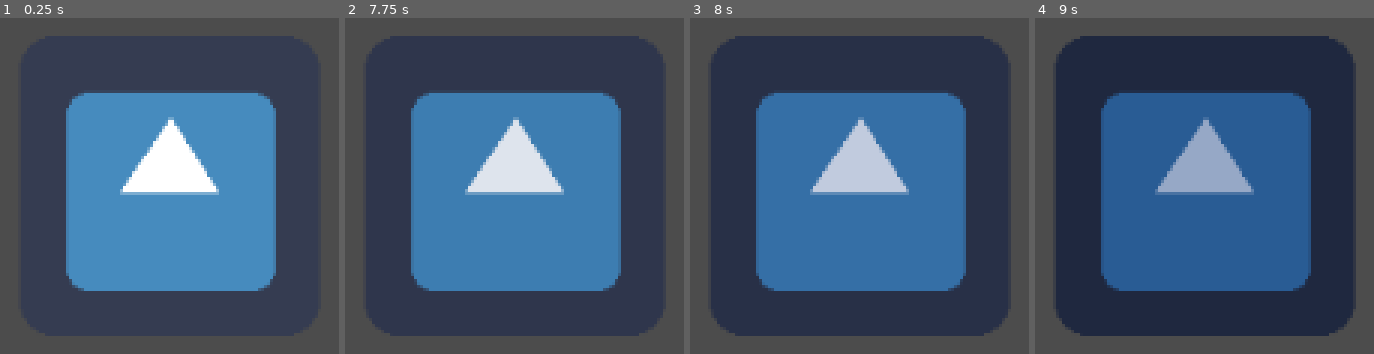
Above: before the commit, frames 1-4 (left to right).
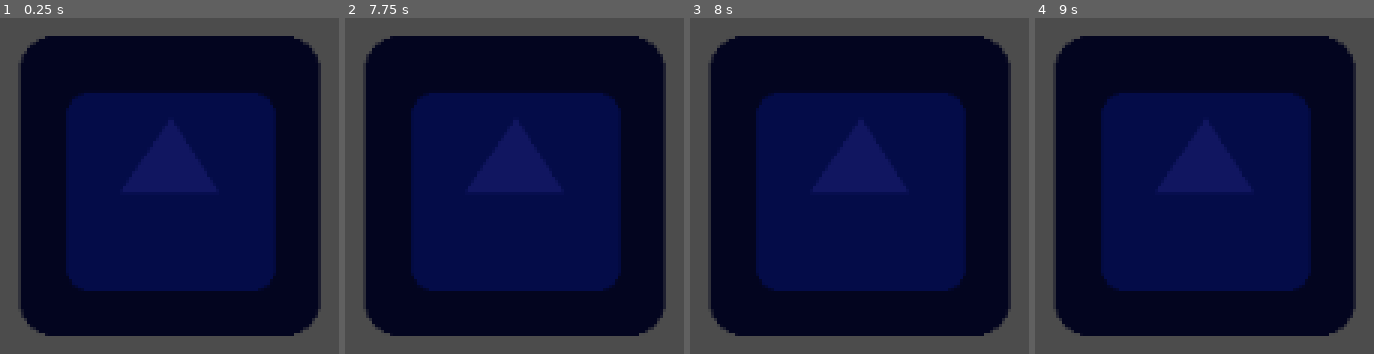
Above: after the commit, the same moments.

Repository: hiulit/Godot-3-2D-Day-Night-Cycle
Game: Godot game, scene res://TestScene.tscn
Same seed, same stepped clock (60 frames per second), same inputs: the game is played once before the commit and once after it. The engine's default icon, where the game draws it, is replaced by a stand-in: a white triangle on a blue panel in a dark square.
Inputs:
- Up to frame 1 (0.25 s): no input
- Up to frame 2 (7.75 s): tap Enter at 0.5, 2, 3.5 s; tap Space at 1.25, 2.75, 4.25 s
- Up to frame 3 (8 s): no input
- Up to frame 4 (9 s): no input

The runs differ from the first frame. In frame 1, 78% of the frame differs, in the area x 6-95%, y 5-95%; in frame 2, 78%; in frame 3, 78%; in frame 4, 77%.
Error in both runs: Invalid get index 'day_duration' (on base: 'Nil'). (res://Moon.gd:47)

Commit message:
Updated test scene

Diff:
--- a/TestScene.tscn
+++ b/TestScene.tscn
@@ -13,13 +13,10 @@
 
 [node name="DayNightCycle" parent="." index="1" instance=ExtResource( 2 )]
 
+color_dawn = Color( 0.07, 0.09, 0.38, 1 )
+color_day = Color( 0.07, 0.09, 0.38, 1 )
+color_dusk = Color( 0.07, 0.09, 0.38, 1 )
+state_night_start_hour = 19
 state_transition_duration = 1
 
 [node name="Moon" parent="." index="2" instance=ExtResource( 3 )]
-
-position = Vector2( 299, 1 )
-state_dawn_energy = 0.5
-state_day_energy = 0
-state_dusk_energy = 0.5
-state_night_energy = 1
-state_transition_duration = 1
